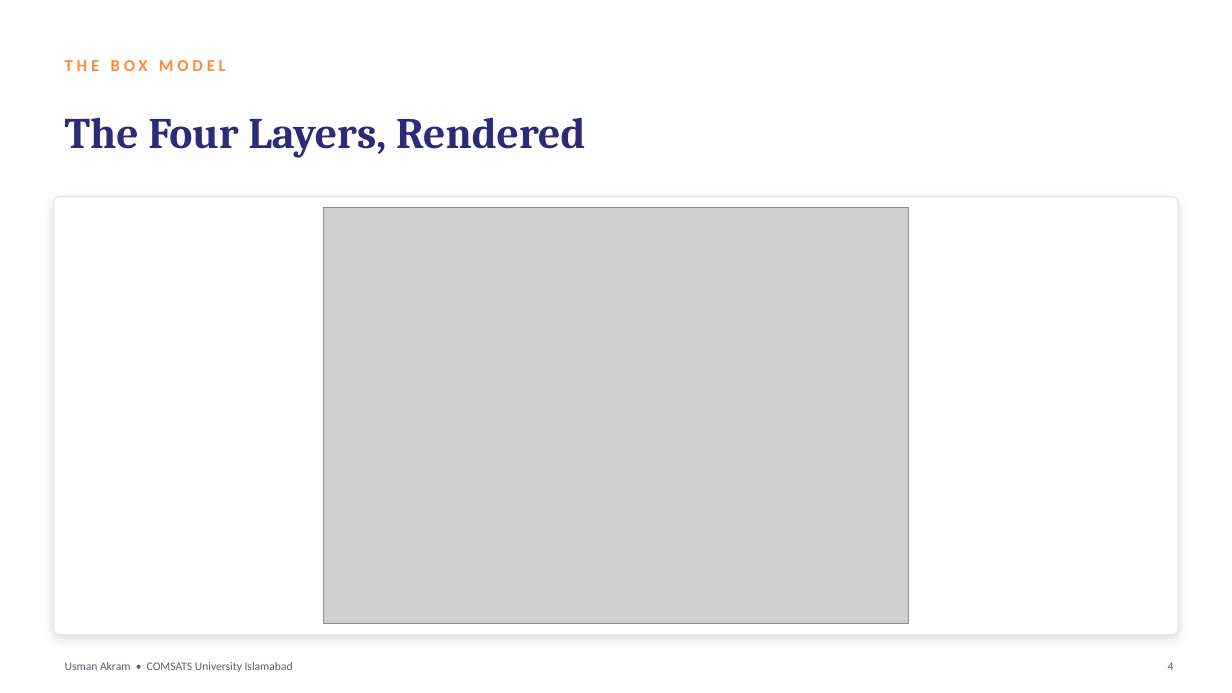
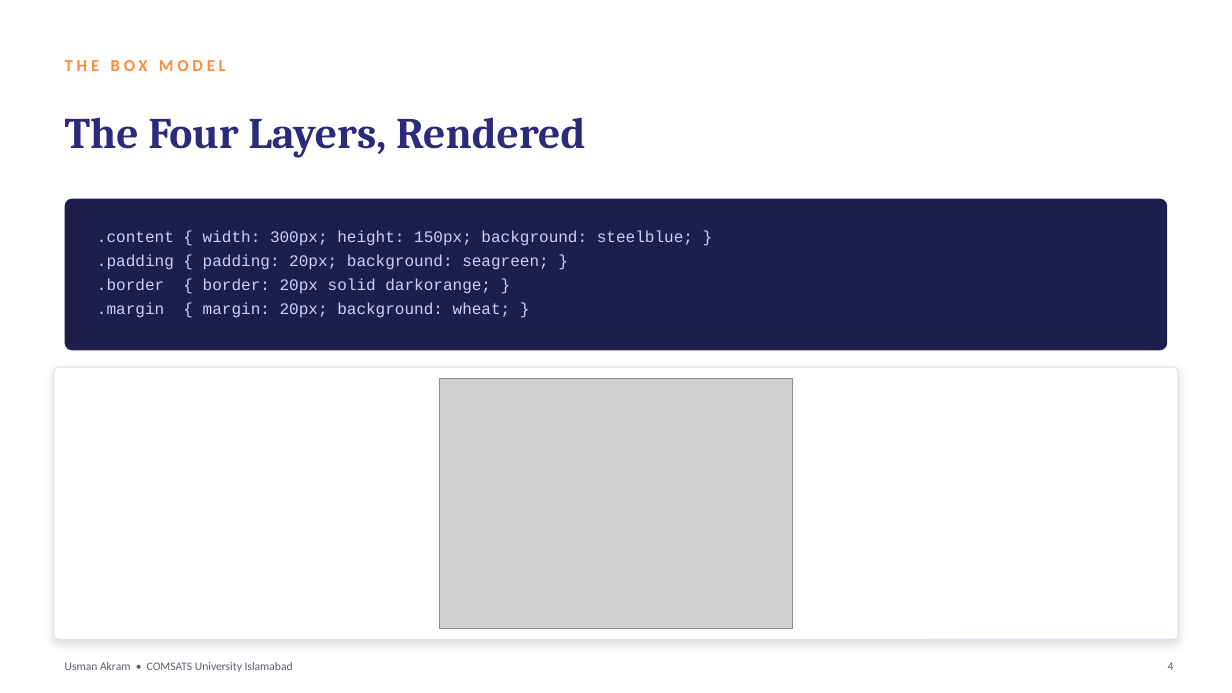
Before and after one commit to mua22/mern-web-book, a slide deck: slide 4 of slides/CSC336-Lecture-06-CSS-Box-Model-and-Display.pptx. Drawn at 1232x693 pixels with LibreOffice and Linux fonts; fonts in the diff are those of the drawing; grey boxes stand for pictures. Boxes give left, top, right and bottom in pixels: in the first picture for what was removed or moved away, otherwise in the second. Text is boxed around its words. In the diff, an @@ line names an element or a change of style, - is before the commit and + after.

```diff
--- a/slides/CSC336-Lecture-06-CSS-Box-Model-and-Display.pptx
+++ b/slides/CSC336-Lecture-06-CSS-Box-Model-and-Display.pptx
@@ rounded rectangle added at (65, 199, 1167, 350), fill #1E1E4C @@
@@ text added at (97, 230, 693, 318), 12.5 pt, text #C9D3F5 @@
+.content { width: 300px; height: 150px; background: steelblue; }
+.padding { padding: 20px; background: seagreen; }
+.border { border: 20px solid darkorange; }
+.margin { margin: 20px; background: wheat; }
@@ rounded rectangle: place and size @@
-rounded rectangle at (54, 197, 1178, 635)
+rounded rectangle at (54, 367, 1178, 640)
@@ rounded rectangle at (54, 367, 1178, 640): proportions changed @@
@@ picture: place and size @@
-picture at (323, 208, 909, 624)
+picture at (440, 378, 792, 628)
```
Also in this commit, not shown: 7 other slides changed, 2 other files.
